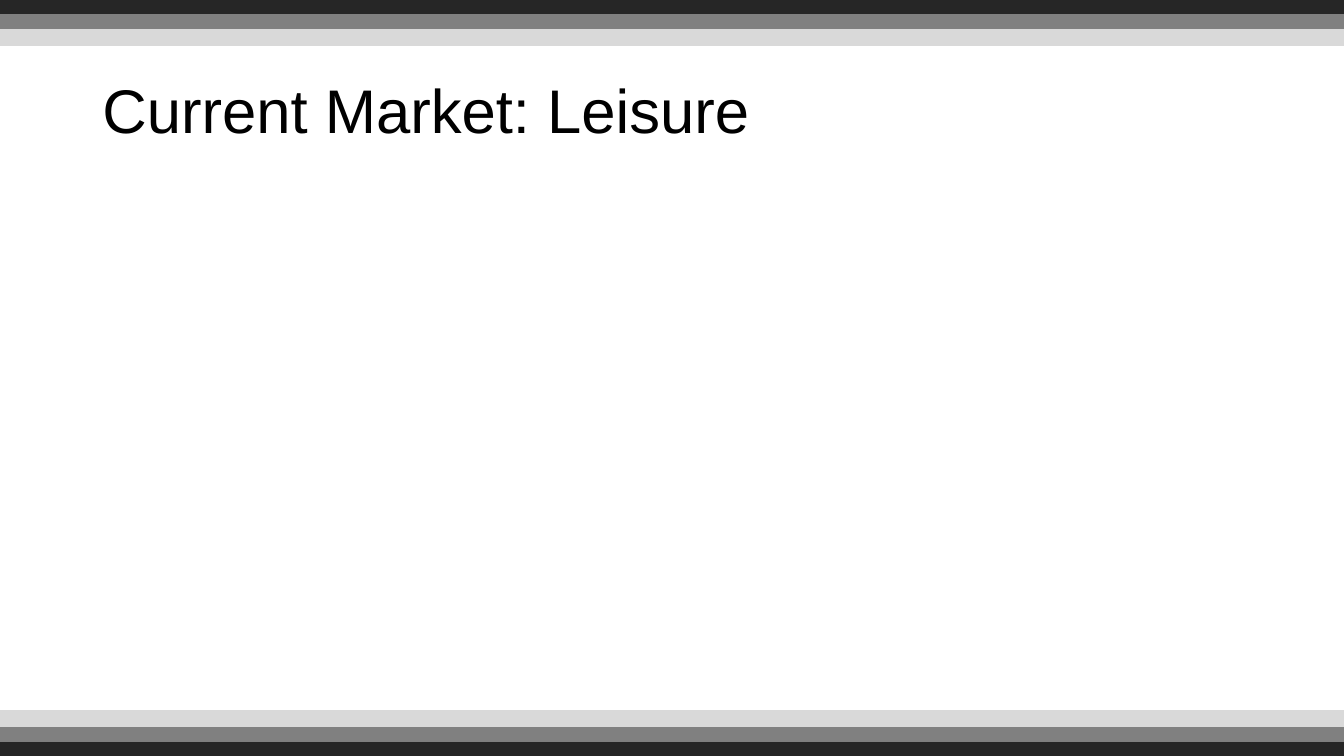
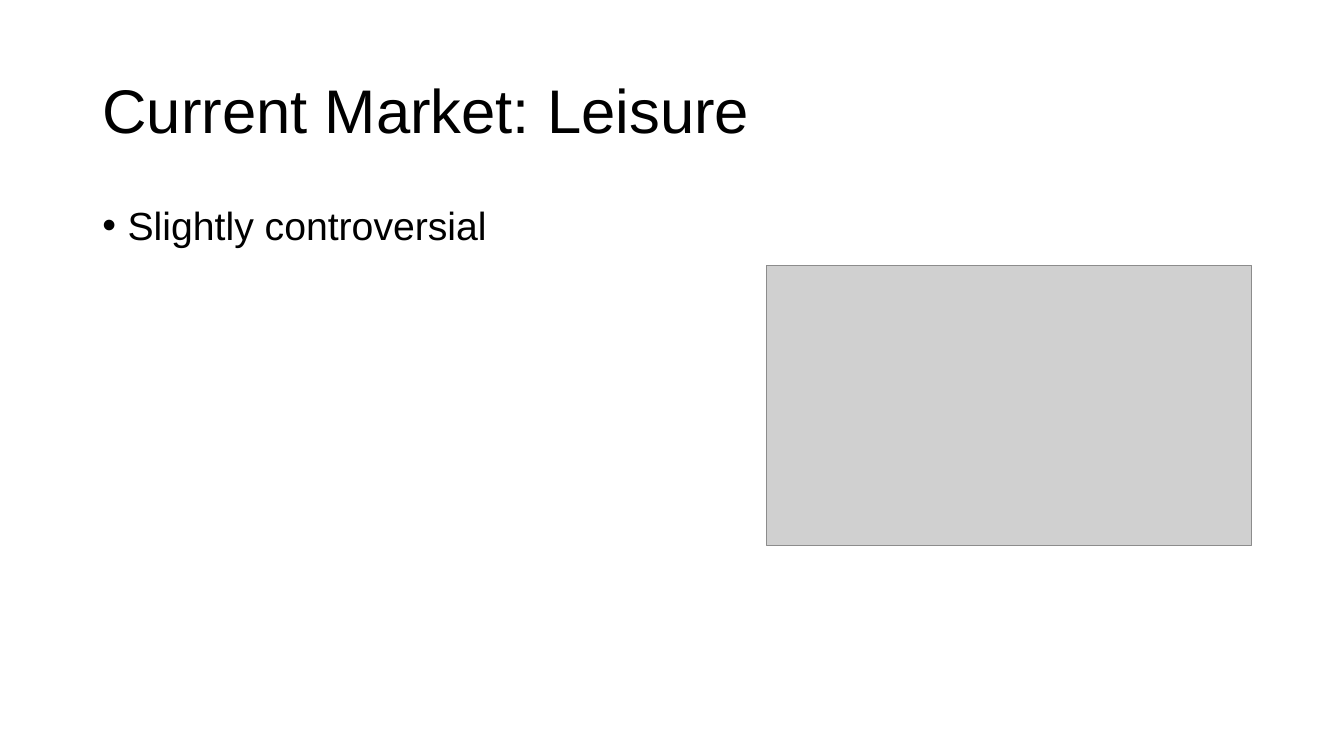
Before and after one commit to Reignable/Employment-Docs, a slide deck: slide 4 of companies/Bosch/presentation/Presentation.pptx. Drawn at 1344x756 pixels with LibreOffice and Linux fonts; fonts in the diff are those of the drawing; grey boxes stand for pictures; background and template pictures are left out. Boxes give left, top, right and bottom in pixels: in the first picture for what was removed or moved away, otherwise in the second. Text is boxed around its words. In the diff, an @@ line names an element or a change of style, - is before the commit and + after.

```diff
--- a/companies/Bosch/presentation/Presentation.pptx
+++ b/companies/Bosch/presentation/Presentation.pptx
@@ rectangle removed at <box>0,0,1344,15</box> @@
@@ rectangle removed at <box>0,15,1344,30</box> @@
@@ rectangle removed at <box>0,30,1344,45</box> @@
@@ text added at <box>128,211,487,248</box>, 28 pt, text #000000 @@
+• Slightly controversial
@@ picture added at <box>766,265,1251,545</box> @@
@@ rectangle removed at <box>0,711,1344,726</box> @@
@@ rectangle removed at <box>0,741,1344,756</box> @@
@@ rectangle removed at <box>0,726,1344,741</box> @@
```
Also in this commit, not shown: 1 other slide changed, 2 other files.
